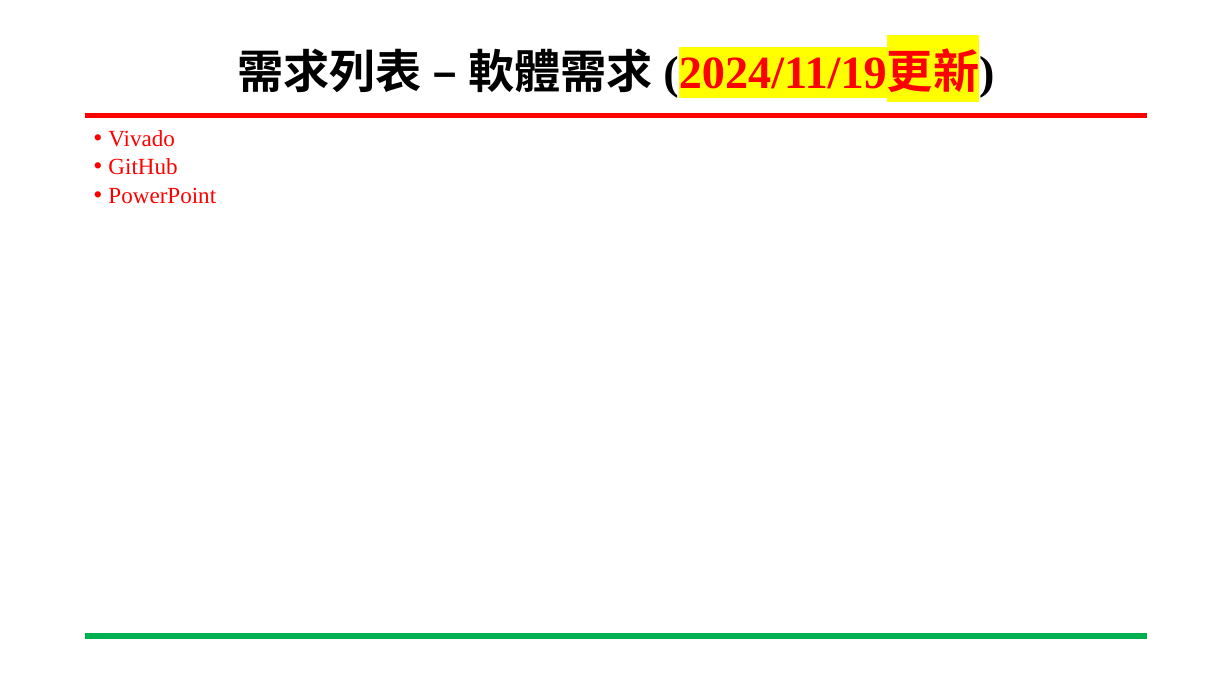
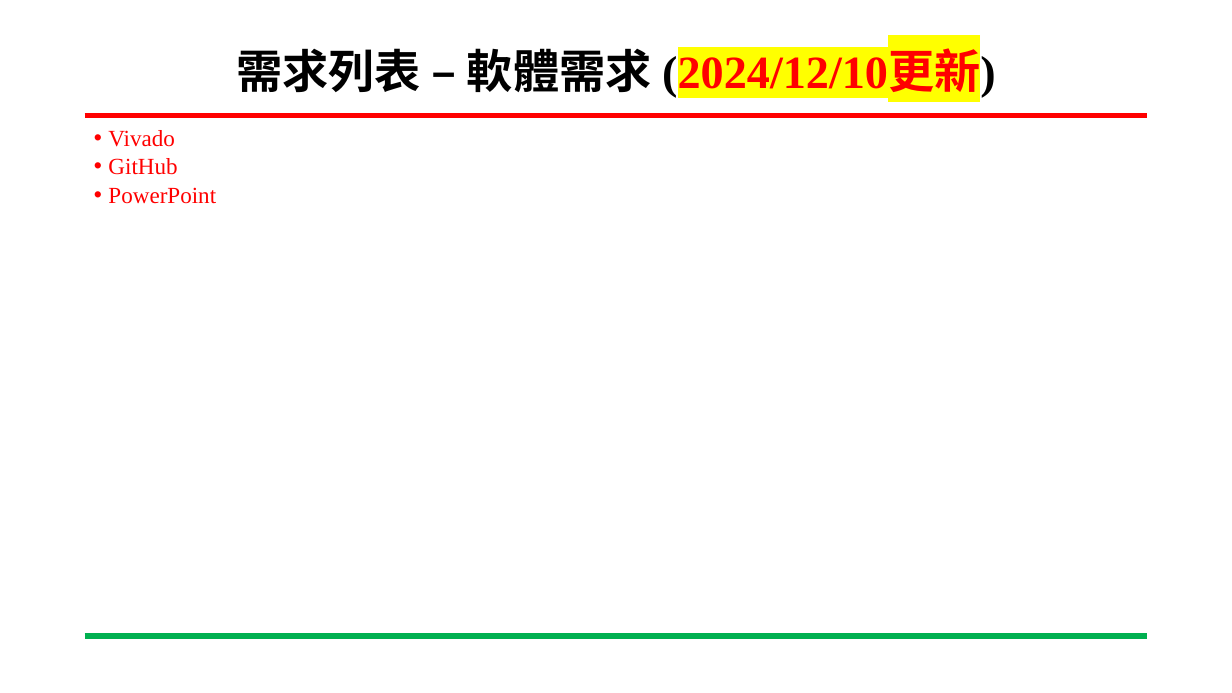
Before and after one commit to xuanaka/SoC_lab, a slide deck: slide 5 of 專案進度報告.pptx. Drawn at 1232x693 pixels with LibreOffice and Linux fonts; fonts in the diff are those of the drawing; background and template pictures are left out. Boxes give left, top, right and bottom in pixels: in the first picture for what was removed or moved away, otherwise in the second. Text is boxed around its words. In the diff, an @@ line names an element or a change of style, - is before the commit and + after.

```diff
--- a/專案進度報告.pptx
+++ b/專案進度報告.pptx
@@ title at [236,48,996,97]: text changed @@
-需求列表 – 軟體需求 (2024/11/19更新)
+需求列表 – 軟體需求 (2024/12/10更新)
```
Also in this commit, not shown: 12 other slides changed, 2 slides removed.
